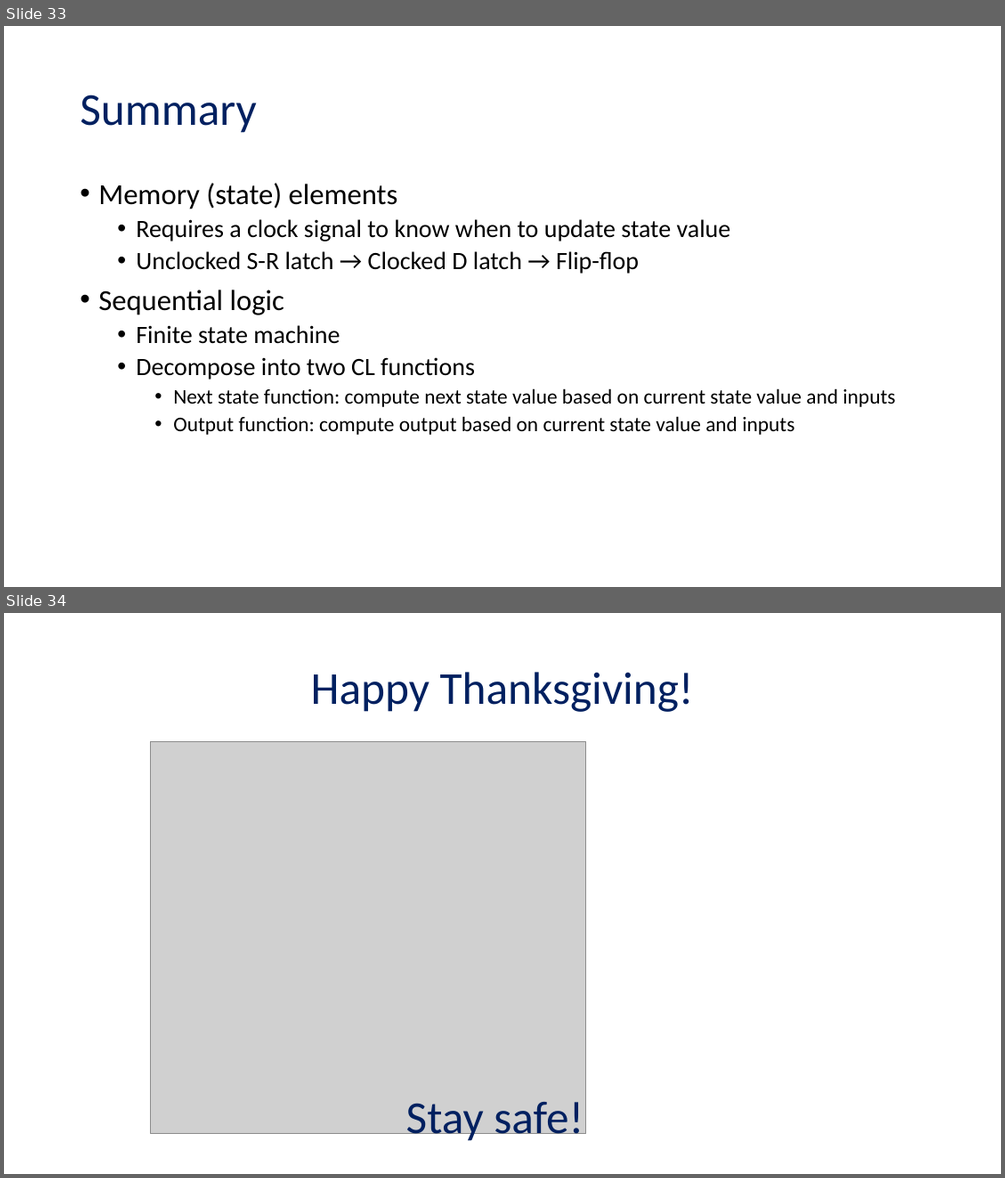
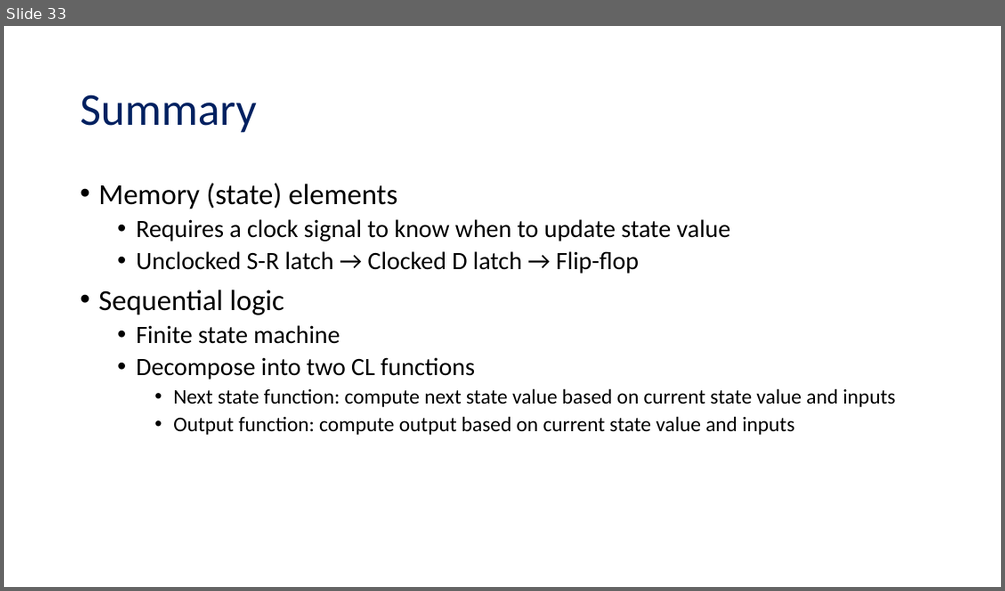
Before and after one commit to NYU-CSO/nyu-cso.github.io, a slide deck: notes/arch-seq.pptx. Shown one above the other, each under a label of ours: slides 33 and 34 before the commit, slide 33 after it. The pictures are 1005x1178 and 1005x591 pixels, drawn with LibreOffice and Linux fonts; fonts in the diff are those of the drawing; grey boxes stand for pictures. Boxes give left, top, right and bottom in pixels: in the first picture for what was removed or moved away, otherwise in the second. Text is boxed around its words. In the diff, an @@ line names an element or a change of style, - is before the commit and + after.

```diff
--- a/notes/arch-seq.pptx
+++ b/notes/arch-seq.pptx
@@ slide 34 removed at (4, 613, 1001, 1174), background #FFFFFF @@
@@ title removed at (311, 672, 694, 712) @@
-Happy Thanksgiving!
@@ picture removed at (151, 742, 586, 1134) @@
@@ text removed at (406, 1102, 583, 1144) @@
-Stay safe!
```
Also in this commit, not shown: 2 other files.
